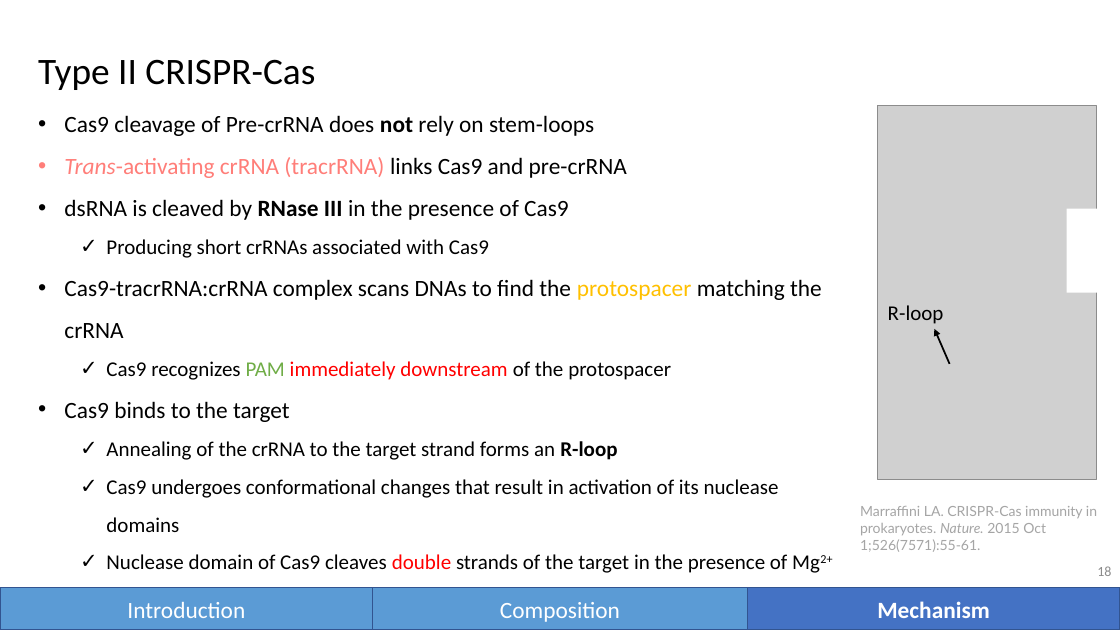
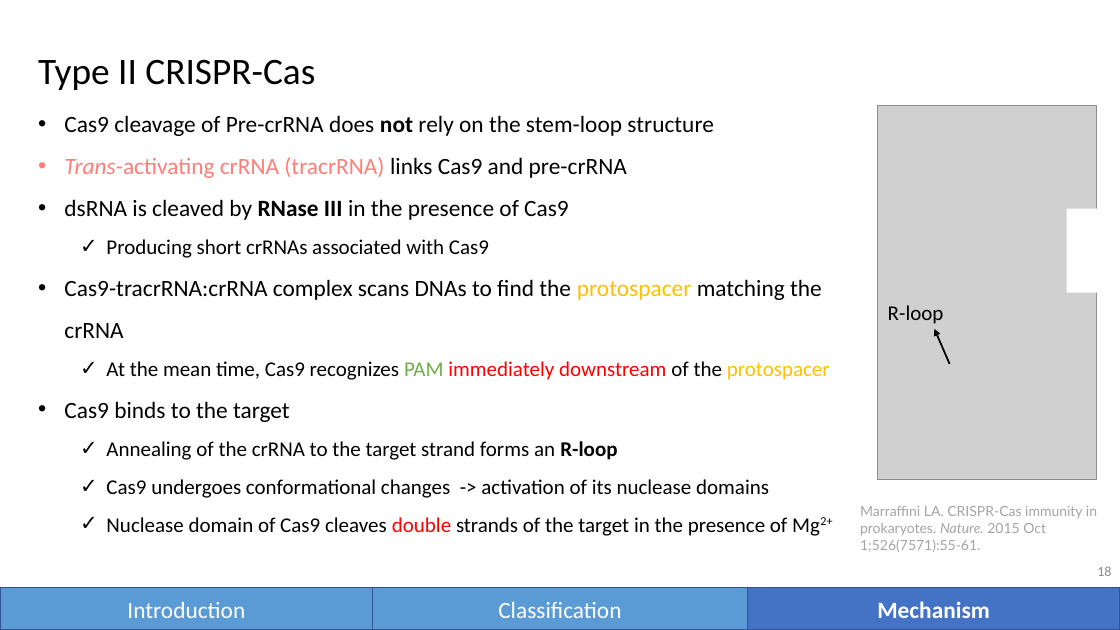
Before and after one commit to vwOvOwv/PKU-Undergraduate-Course, a slide deck: slide 18 of 遗传学讨论 (Seminar on Genetics)/topic4_genome_editing.pptx. Drawn at 1120x630 pixels with LibreOffice and Linux fonts; fonts in the diff are those of the drawing; grey boxes stand for pictures. Boxes give left, top, right and bottom in pixels: in the first picture for what was removed or moved away, otherwise in the second. Text is boxed around its words. In the diff, an @@ line names an element or a change of style, - is before the commit and + after.

Commit message:
update slides

```diff
--- a/遗传学讨论 (Seminar on Genetics)/topic4_genome_editing.pptx
+++ b/遗传学讨论 (Seminar on Genetics)/topic4_genome_editing.pptx
@@ text at (64,115,714,136): text changed @@
-• Cas9 cleavage of Pre-crRNA does not rely on stem-loops
+• Cas9 cleavage of Pre-crRNA does not rely on the stem-loop structure
@@ text at (106,361,830,380): text changed @@
-  ✓ Cas9 recognizes PAM immediately downstream of the protospacer
+  ✓ At the mean time, Cas9 recognizes PAM immediately downstream of the protospacer
@@ text at (106,479,769,498): text changed @@
-  ✓ Cas9 undergoes conformational changes that result in activation of its nuclease domains
+  ✓ Cas9 undergoes conformational changes -> activation of its nuclease domains
@@ text in rectangle at (498,602,621,618): text changed @@
-Composition
+Classification
```
Also in this commit, not shown: 14 other slides changed.
